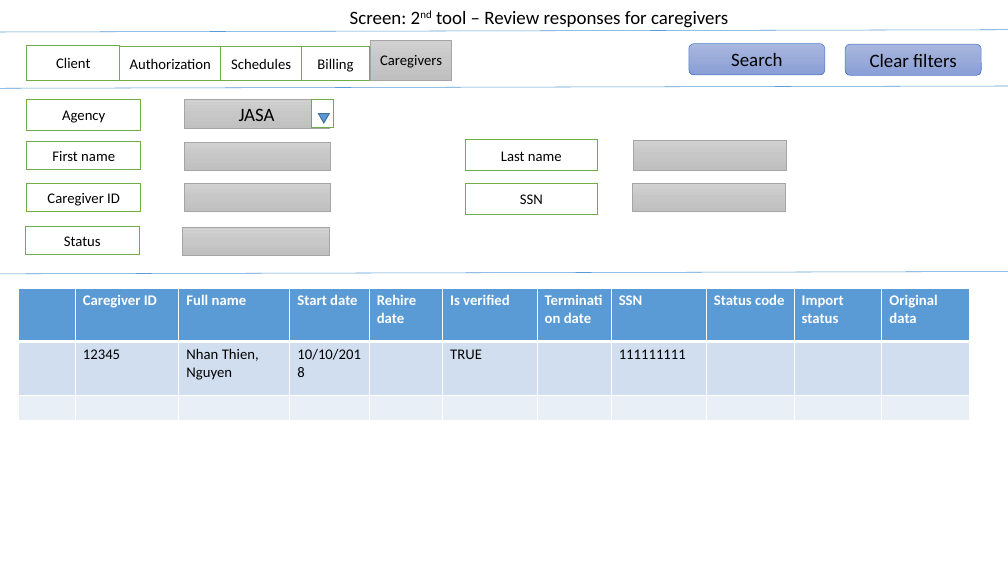
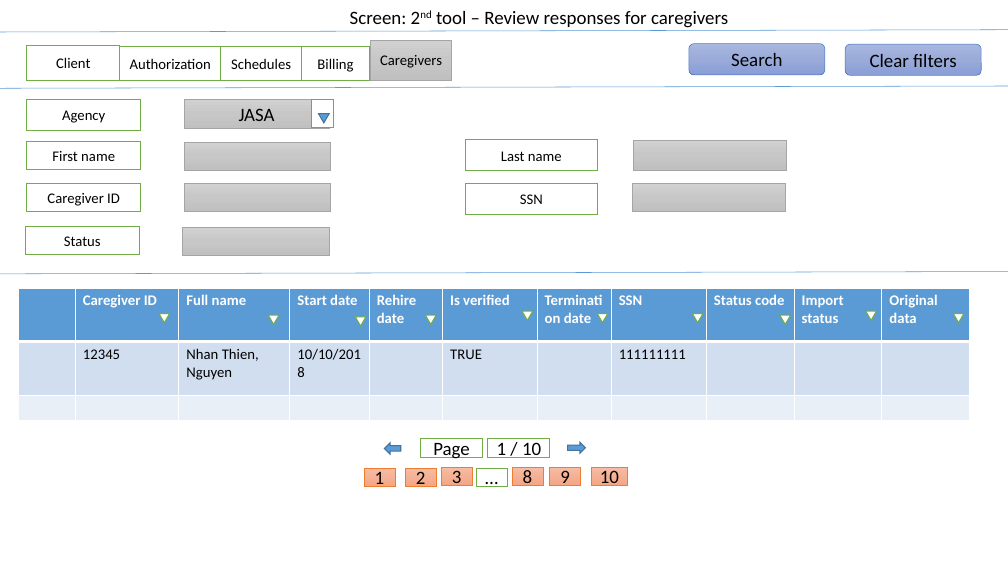
Before and after one commit to thiennhank9/Tool-tier-3, a slide deck: slide 16 of tool_tier3_docs/sreens.pptx. Drawn at 1008x567 pixels with LibreOffice and Linux fonts; fonts in the diff are those of the drawing. Boxes give left, top, right and bottom in pixels: in the first picture for what was removed or moved away, otherwise in the second. Text is boxed around its words. In the diff, an @@ line names an element or a change of style, - is before the commit and + after.

```diff
--- a/tool_tier3_docs/sreens.pptx
+++ b/tool_tier3_docs/sreens.pptx
@@ flow chart merge added at <box>159,314,169,323</box>, fill #FFFFFF, outline #70AD47 1 pt @@
@@ flow chart merge added at <box>268,315,279,324</box>, fill #FFFFFF, outline #70AD47 1 pt @@
@@ flow chart merge added at <box>355,317,366,326</box>, fill #FFFFFF, outline #70AD47 1 pt @@
@@ flow chart merge added at <box>426,315,436,324</box>, fill #FFFFFF, outline #70AD47 1 pt @@
@@ flow chart merge added at <box>523,312,533,321</box>, fill #FFFFFF, outline #70AD47 1 pt @@
@@ flow chart merge added at <box>597,314,608,323</box>, fill #FFFFFF, outline #70AD47 1 pt @@
@@ flow chart merge added at <box>693,314,703,323</box>, fill #FFFFFF, outline #70AD47 1 pt @@
@@ flow chart merge added at <box>780,315,791,324</box>, fill #FFFFFF, outline #70AD47 1 pt @@
@@ flow chart merge added at <box>866,312,876,321</box>, fill #FFFFFF, outline #70AD47 1 pt @@
@@ flow chart merge added at <box>954,314,964,323</box>, fill #FFFFFF, outline #70AD47 1 pt @@
@@ left arrow added at <box>384,443,401,454</box>, fill #5B9BD5, outline #43739E 1 pt @@
@@ rectangle added at <box>420,439,482,457</box>, fill #FFFFFF, outline #70AD47 1 pt, 18 pt, text #000000 @@
+Page
@@ rectangle added at <box>488,439,550,457</box>, fill #FFFFFF, outline #70AD47 1 pt, 18 pt, text #000000 @@
+1 / 10
@@ right arrow added at <box>568,442,586,453</box>, fill #5B9BD5, outline #43739E 1 pt @@
@@ rectangle added at <box>364,468,395,486</box>, fill gradient #F7BDA5 to #F5B196 to #F8A582, outline #ED7D31 0.5 pt, 18 pt, text #000000 @@
+1
@@ rectangle added at <box>405,468,436,486</box>, fill gradient #F7BDA5 to #F5B196 to #F8A582, outline #ED7D31 0.5 pt, 18 pt, text #000000 @@
+2
@@ rectangle added at <box>442,467,473,485</box>, fill gradient #F7BDA5 to #F5B196 to #F8A582, outline #ED7D31 0.5 pt, 18 pt, text #000000 @@
+3
@@ rectangle added at <box>476,468,507,486</box>, fill #FFFFFF, outline #70AD47 1 pt, 18 pt, text #000000 @@
+…
@@ rectangle added at <box>512,467,543,485</box>, fill gradient #F7BDA5 to #F5B196 to #F8A582, outline #ED7D31 0.5 pt, 18 pt, text #000000 @@
+8
@@ rectangle added at <box>550,467,581,485</box>, fill gradient #F7BDA5 to #F5B196 to #F8A582, outline #ED7D31 0.5 pt, 18 pt, text #000000 @@
+9
@@ rectangle added at <box>592,467,628,485</box>, fill gradient #F7BDA5 to #F5B196 to #F8A582, outline #ED7D31 0.5 pt, 18 pt, text #000000 @@
+10
```
Also in this commit, not shown: 6 other slides changed, 8 other files.
